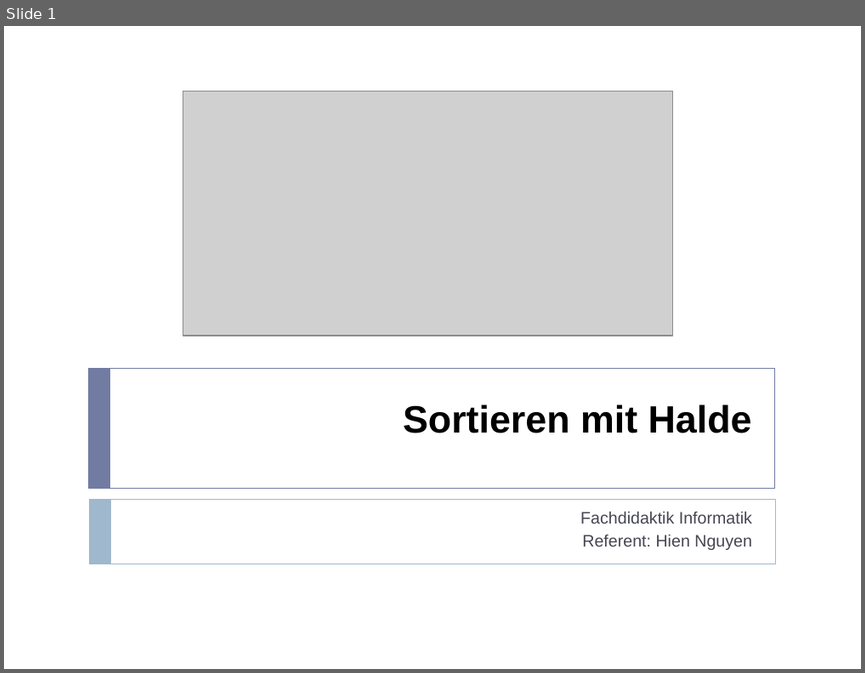
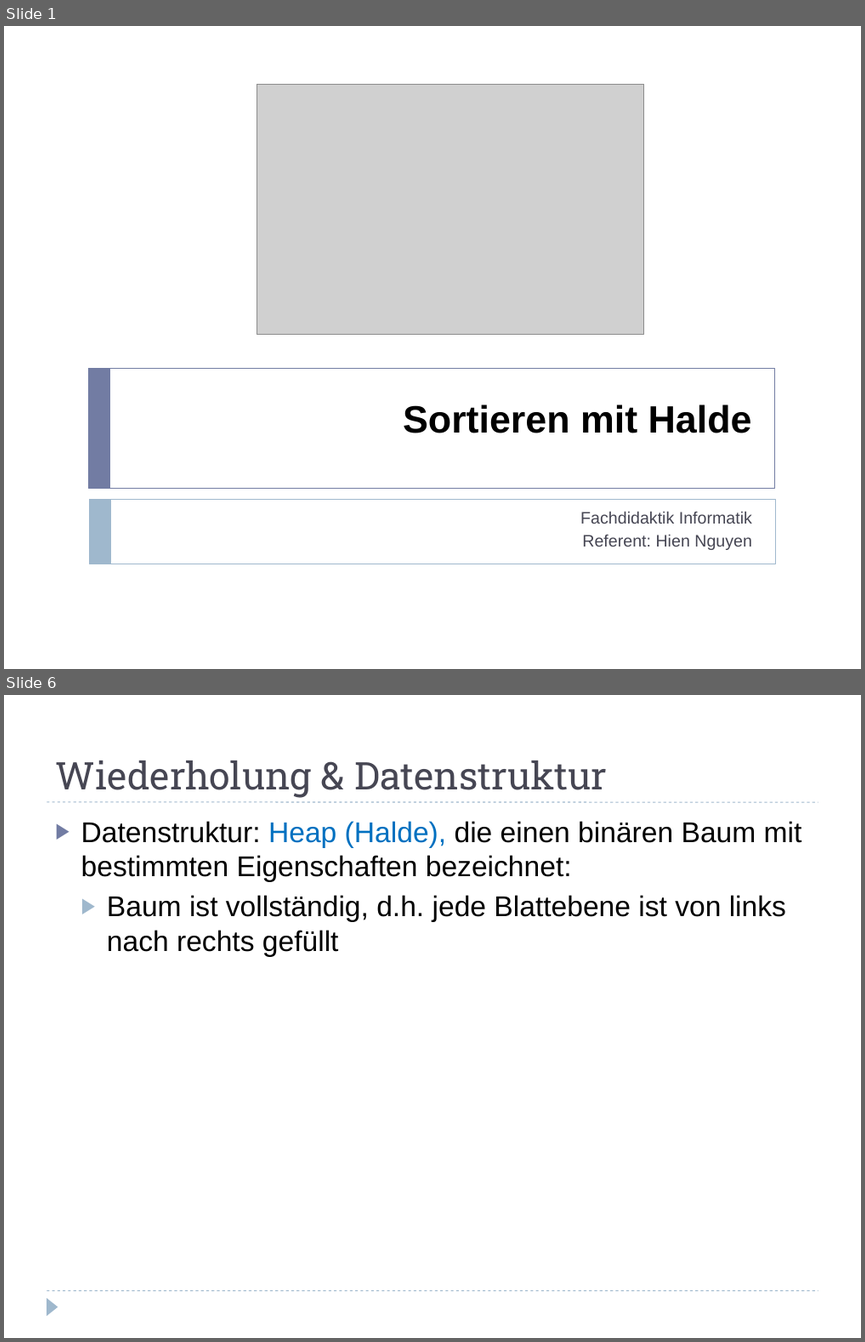
Before and after one commit to hienng/Heapsort, a slide deck: Sortieren mit Halde.odp. Shown one above the other, each under a label of ours: slide 1 before the commit, slides 1 and 6 after it; the slides between them are not shown. The pictures are 865x673 and 865x1342 pixels, drawn with LibreOffice and Linux fonts; fonts in the diff are those of the drawing; grey boxes stand for pictures. Boxes give left, top, right and bottom in pixels: in the first picture for what was removed or moved away, otherwise in the second. Text is boxed around its words. In the diff, an @@ line names an element or a change of style, - is before the commit and + after.

```diff
--- a/Sortieren mit Halde.odp
+++ b/Sortieren mit Halde.odp
@@ slide 6 added at (x1=4, y1=695, x2=861, y2=1338), background #FFFFFF @@
@@ title added at (x1=55, y1=760, x2=607, y2=798), 32 pt, text #464653 @@
+Wiederholung & Datenstruktur
@@ freeform shape added at (x1=46, y1=802, x2=818, y2=802), outline #9FB8CD 0.74 pt @@
@@ text added at (x1=81, y1=821, x2=802, y2=957), 24 pt, text #000000 @@
+▶ Datenstruktur: Heap (Halde), die einen binären Baum mit bestimmten Eigenschaften bezeichnet:
+  ▶ Baum ist vollständig, d.h. jede Blattebene ist von links nach rechts gefüllt
@@ freeform shape added at (x1=46, y1=1291, x2=818, y2=1291), outline #9FB8CD 0.74 pt @@
@@ freeform shape added at (x1=46, y1=1298, x2=58, y2=1315), fill #9FB8CD @@
@@ slide 1 changed as well @@
@@ picture resized from (x1=183, y1=91, x2=673, y2=335) to (x1=256, y1=85, x2=644, y2=334) @@
```
Also in this commit, not shown: 13 other slides changed, 11 other slides added, 2 other files.
